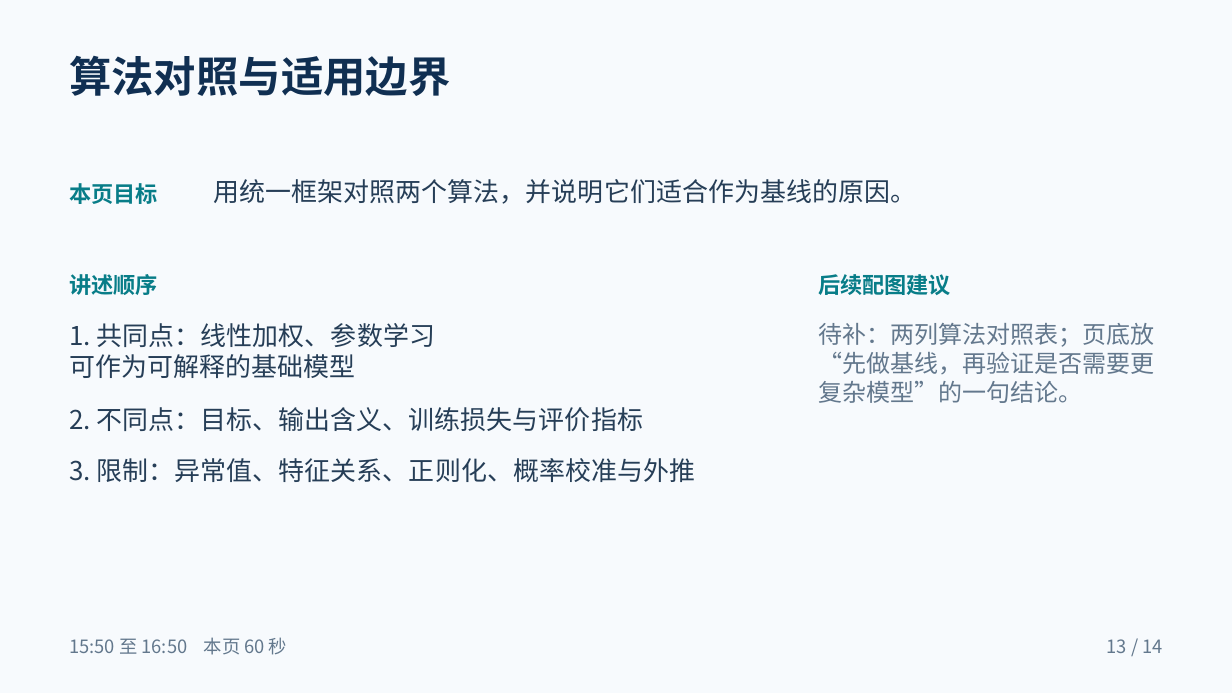
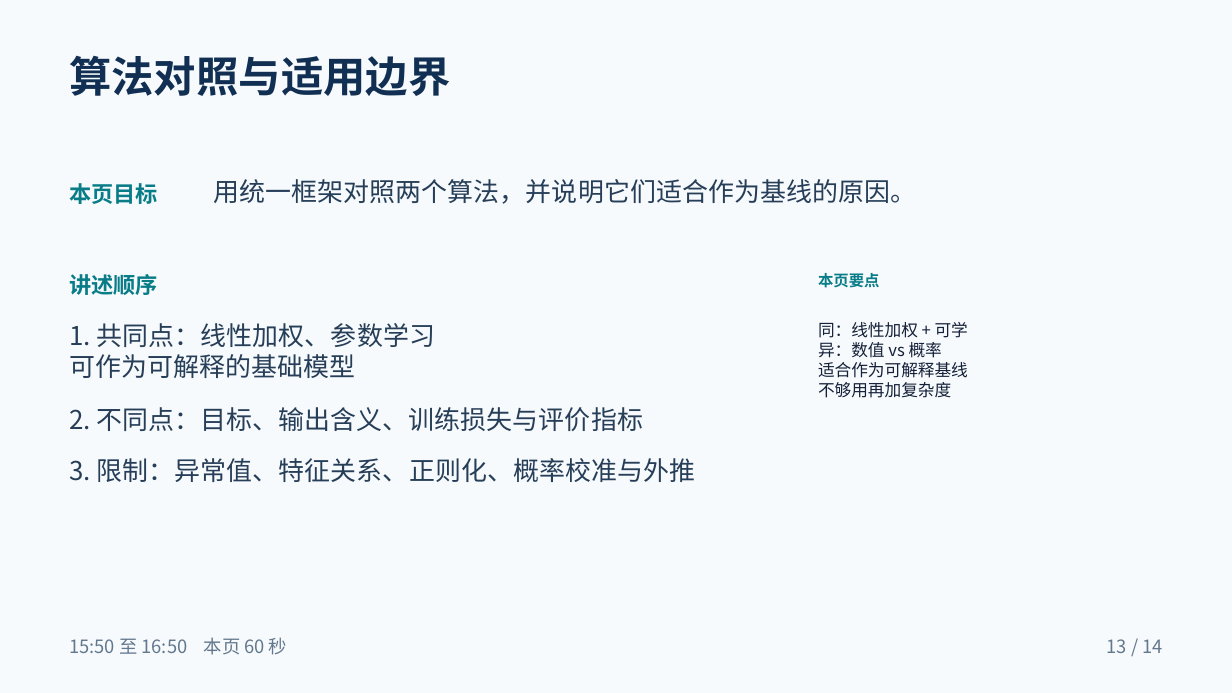
Before and after one commit to TOMBOSS885/AI-pre, a slide deck: slide 13 of downloads/线性回归与逻辑回归_PPT大纲.pptx. Drawn at 1232x693 pixels with LibreOffice and Linux fonts; fonts in the diff are those of the drawing. Boxes give left, top, right and bottom in pixels: in the first picture for what was removed or moved away, otherwise in the second. Text is boxed around its words. In the diff, an @@ line names an element or a change of style, - is before the commit and + after.

```diff
--- a/downloads/线性回归与逻辑回归_PPT大纲.pptx
+++ b/downloads/线性回归与逻辑回归_PPT大纲.pptx
@@ text at [818, 273, 880, 288]: text changed; size 17.2 to 12 pt @@
-后续配图建议
+本页要点
@@ text at [818, 322, 968, 398]: text changed; size 18.8 to 13 pt; text colour #63788D to #152139 @@
-待补：两列算法对照表；页底放
-“先做基线，再验证是否需要更
-复杂模型”的一句结论。
+同：线性加权 + 可学
+异：数值 vs 概率
+适合作为可解释基线
+不够用再加复杂度
```
Also in this commit, not shown: 13 other slides changed, 9 other files.
